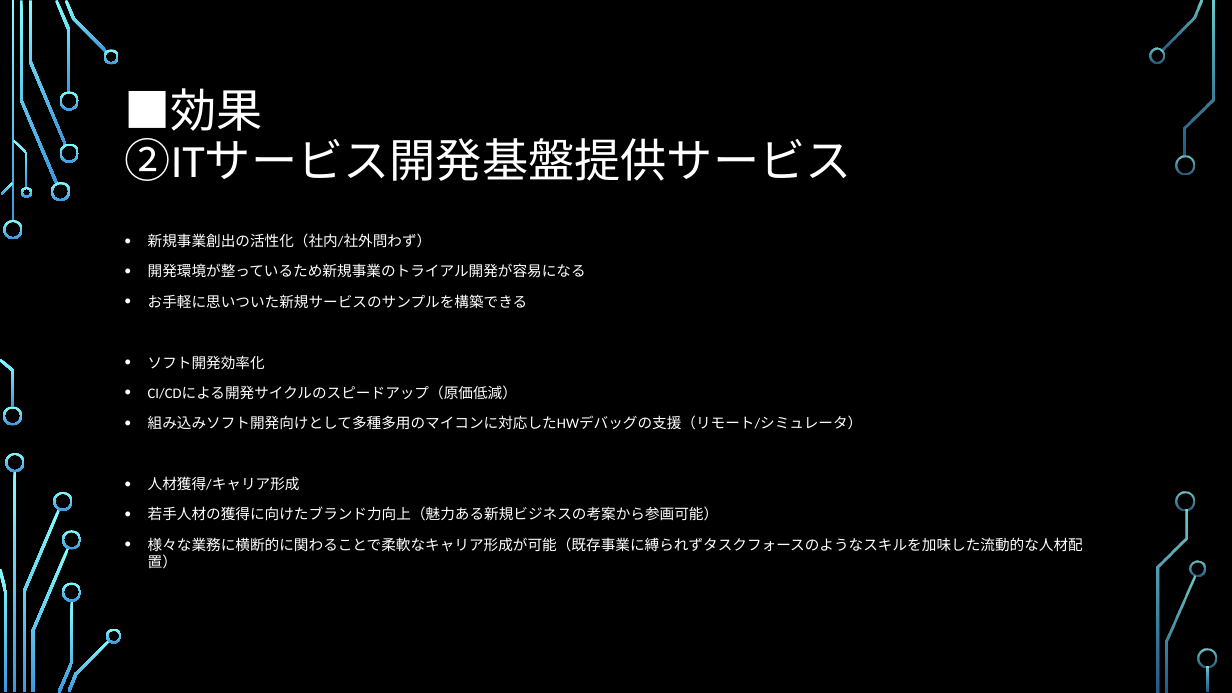
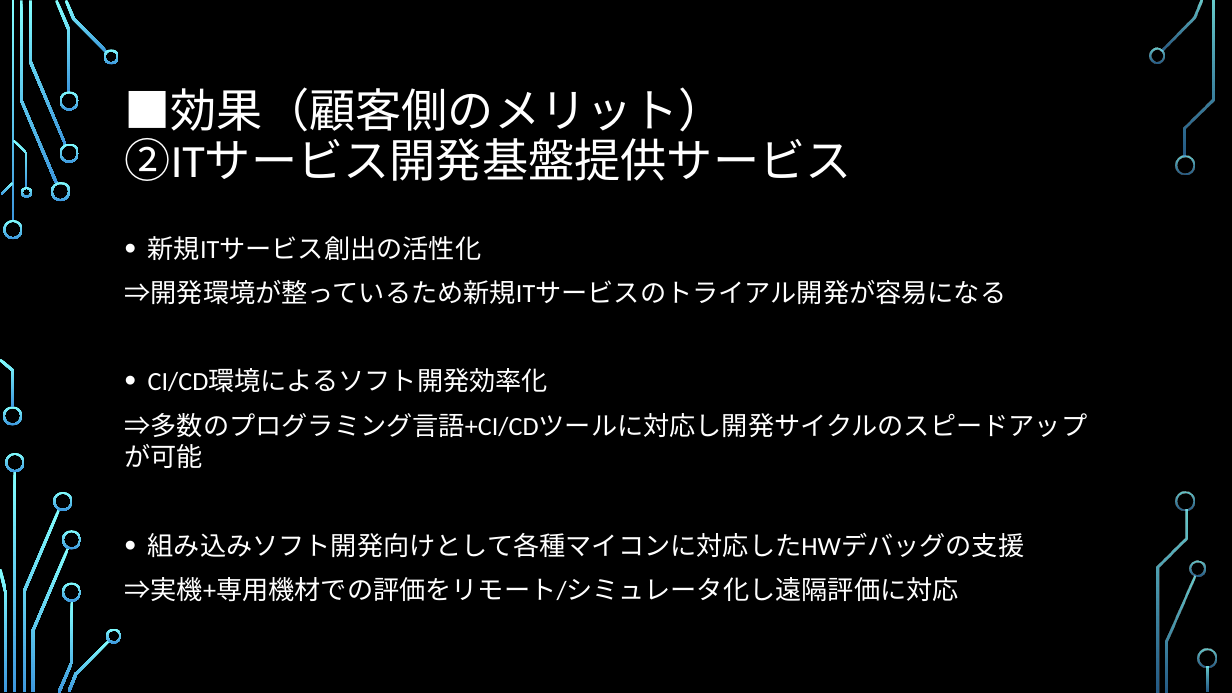
Before and after one commit to SITH-YN/PythonTool, a slide deck: slide 11 of Temp/39期ビジネスアイディア.pptx. Drawn at 1232x693 pixels with LibreOffice and Linux fonts; fonts in the diff are those of the drawing; background and template pictures are left out. Boxes give left, top, right and bottom in pixels: in the first picture for what was removed or moved away, otherwise in the second. Text is boxed around its words. In the diff, an @@ line names an element or a change of style, - is before the commit and + after.

```diff
--- a/Temp/39期ビジネスアイディア.pptx
+++ b/Temp/39期ビジネスアイディア.pptx
@@ title at (125,87,852,181): text changed @@
-■効果
-②ITサービス開発基盤提供サービス
+■効果（顧客側のメリット）
+②ITサービス開発基盤提供サービス
@@ text at (125,236,1088,602): text changed; size 11.4 to 20.4 pt @@
-• 新規事業創出の活性化（社内/社外問わず）
-• 開発環境が整っているため新規事業のトライアル開発が容易になる
-• お手軽に思いついた新規サービスのサンプルを構築できる
-• ソフト開発効率化
-• CI/CDによる開発サイクルのスピードアップ（原価低減）
-• 組み込みソフト開発向けとして多種多用のマイコンに対応したHWデバッグの支援（リモート/シミュレータ）
-• 人材獲得/キャリア形成
-• 若手人材の獲得に向けたブランド力向上（魅力ある新規ビジネスの考案から参画可能）
-• 様々な業務に横断的に関わることで柔軟なキャリア形成が可能（既存事業に縛られずタスクフォースのようなスキルを加味した流動的な人材配置）
+• 新規ITサービス創出の活性化
+⇒開発環境が整っているため新規ITサービスのトライアル開発が容易になる
+• CI/CD環境によるソフト開発効率化
+⇒多数のプログラミング言語+CI/CDツールに対応し開発サイクルのスピードアップが可能
+• 組み込みソフト開発向けとして各種マイコンに対応したHWデバッグの支援
+⇒実機+専用機材での評価をリモート/シミュレータ化し遠隔評価に対応
```
Also in this commit, not shown: 12 other slides changed, 1 slide removed.
